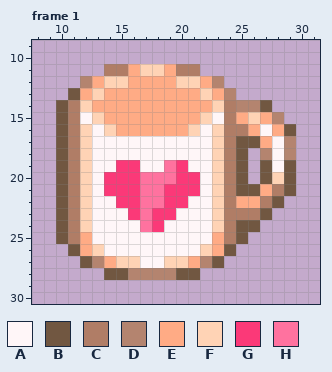
A pixel-art file gets an edit: GraphicAssets/Item/Drinks/Drink_3.aseprite. Above is the file before it was changed.
36x36 pixels, 7 frames. Shown: frame 1: x 8..31, y 9..30. The commit also changed other frames, which this record leaves out.
Palette (. is transparent): A #fff6f8  B #715741  C #b07d66  D #b4846f  E #ffab85  F #ffd3b5  G #fb3978  H #ff729f
Pixels before, frame 1, first column x 10:
11 ....CCEFFECC........
12 ..DEFFEEEEFFED......
13 .BEFEEEEEEEEFED.....
14 BCFEEEEEEEEEEFCDDB..
15 BCAFEEEEEEEEFACEFED.
16 BCFAFEEEEEEFAFCCEAEB
17 BCFAAAAAAAAAAFCBBEAD
18 BCFAAAAAAAAAAFCB.DAD
19 BCFAAGGAAHGAAFCB.BAB
20 BCFAGGGHHHGGAFCB.BFB
21 BCFAGGGHHGGGAFCBBECB
22 BCFAAGGHHGGAAFCEECB.
23 BCFAAAGHGGAAAFCCCB..
24 BCFAAAAHGAAAAFCBB...
25 BCEAAAAAAAAAAECB....
26 .BEFAAAAAAAAFEB.....
27 ..BDEFFAAFFEDB......
28 ....BBDDDDBB........
After:
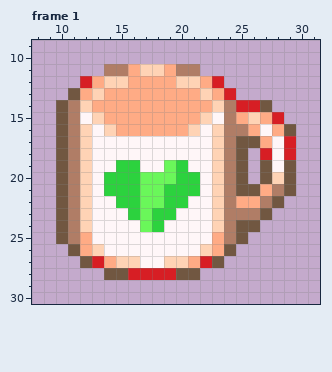
The exact change:
Colour D changes from #b4846f to #d71e24.
Colour G changes from #fb3978 to #2cd23e.
Colour H changes from #ff729f to #6af75a.
